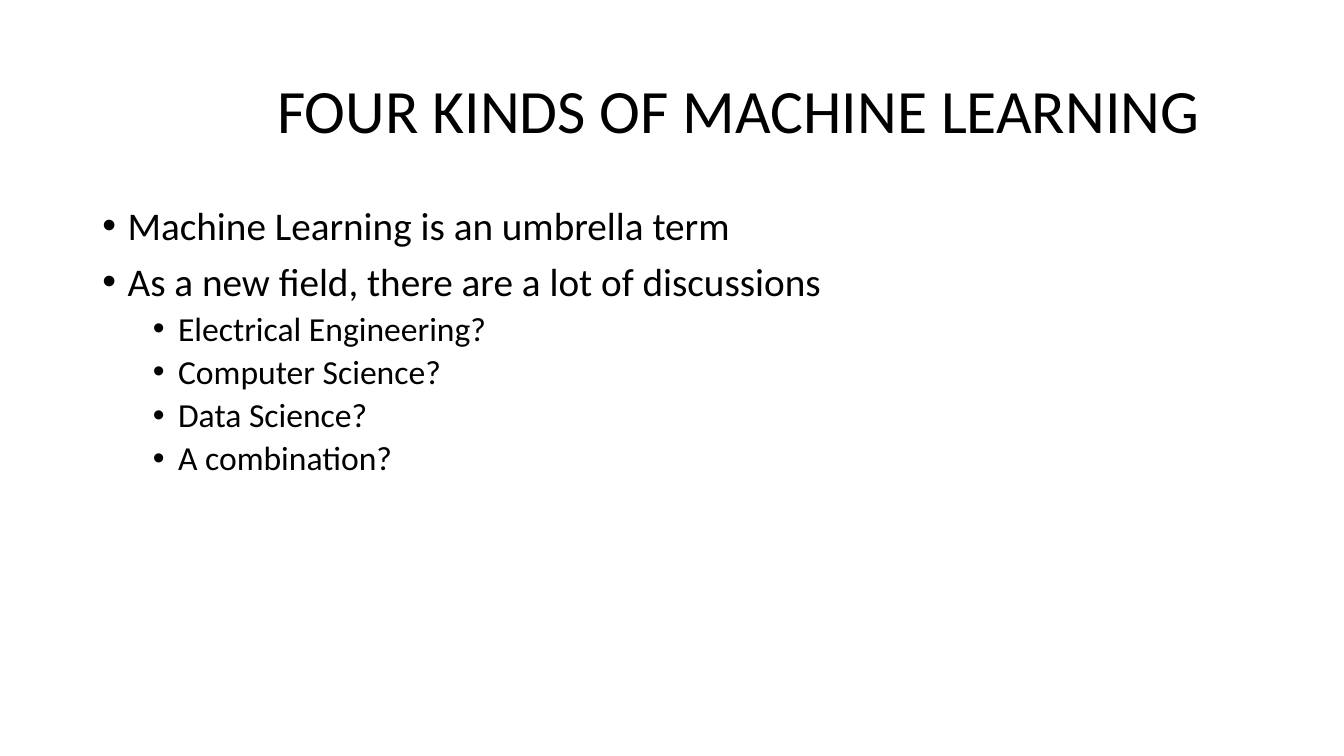
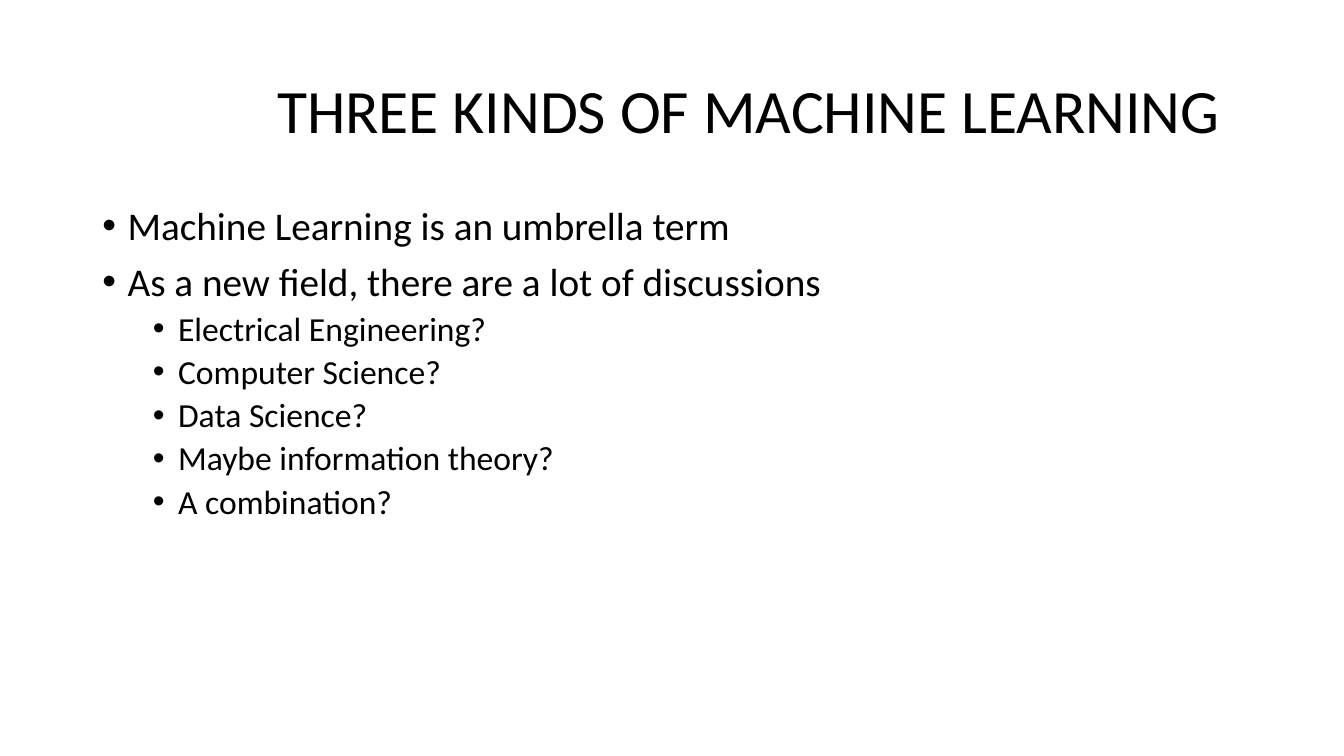
Before and after one commit to bakitybacon/rice-data-and-donuts, a slide deck: slide 6 of tf/Introduction to TensorFlow.pptx (slide 5 before the commit). Drawn at 1344x756 pixels with LibreOffice and Linux fonts; fonts in the diff are those of the drawing; background and template pictures are left out. Boxes give left, top, right and bottom in pixels: in the first picture for what was removed or moved away, otherwise in the second. Text is boxed around its words. In the diff, an @@ line names an element or a change of style, - is before the commit and + after.

```diff
--- a/tf/Introduction to TensorFlow.pptx
+++ b/tf/Introduction to TensorFlow.pptx
@@ title at box(277, 93, 1219, 134): text changed @@
-FOUR KINDS OF MACHINE LEARNING
+THREE KINDS OF MACHINE LEARNING
@@ text at box(178, 446, 554, 476): paragraph added @@
+  • Maybe information theory?
```
Also in this commit, not shown: 20 other slides changed, 1 slide added.
